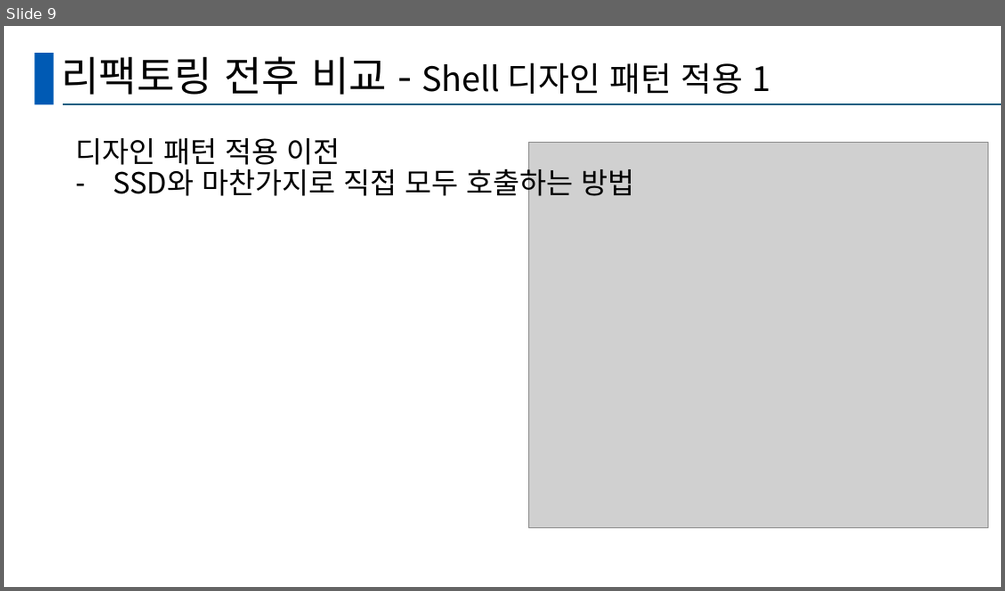
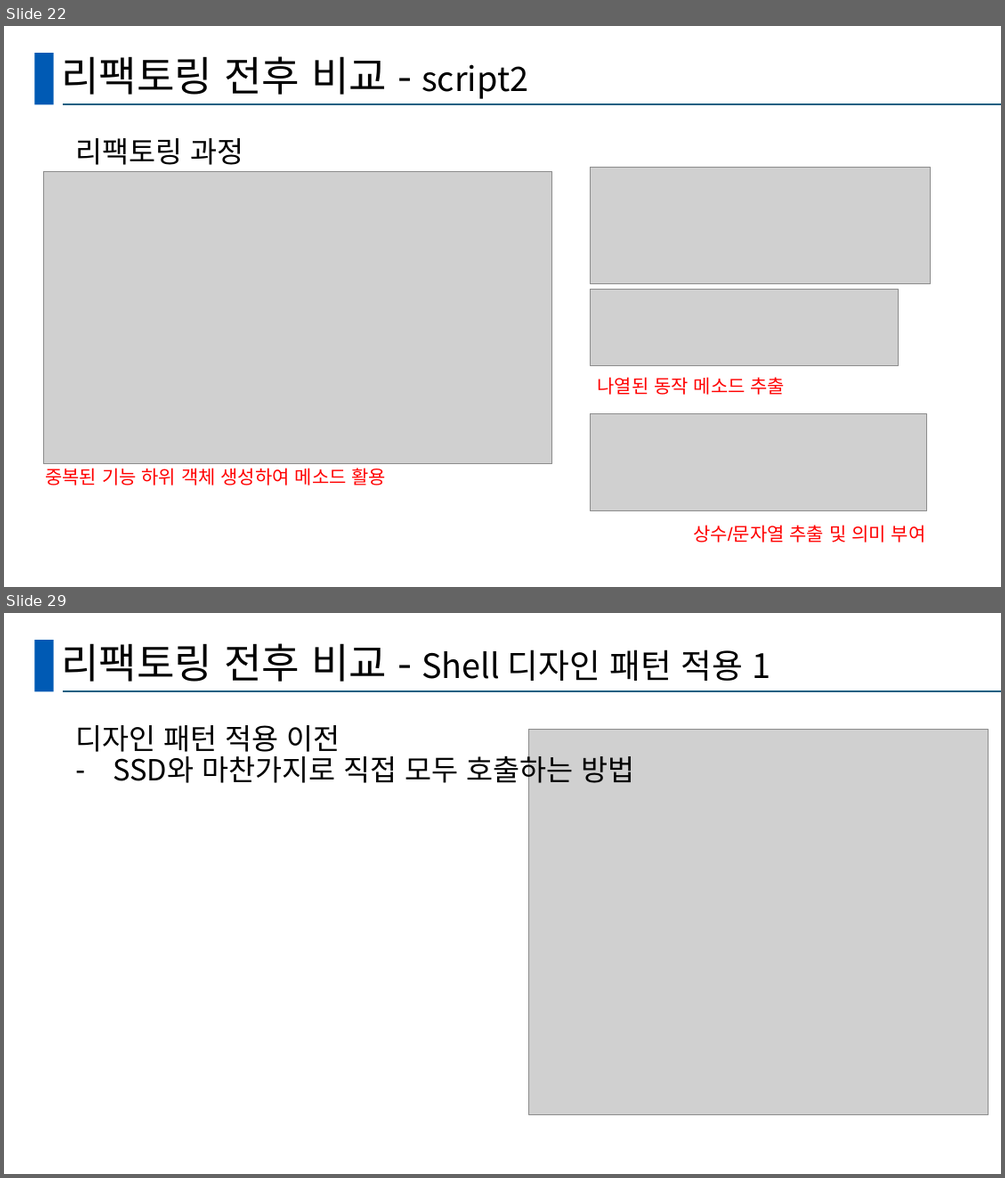
Before and after one commit to hobism3/SSD_A-Teuk, a slide deck: CRA_A-teuk.pptx. Shown one above the other, each under a label of ours: slide 9 before the commit, slides 22 and 29 after it; the slides between them are not shown. The pictures are 1005x591 and 1005x1178 pixels, drawn with LibreOffice and Linux fonts; fonts in the diff are those of the drawing; grey boxes stand for pictures. Boxes give left, top, right and bottom in pixels: in the first picture for what was removed or moved away, otherwise in the second. Text is boxed around its words. In the diff, an @@ line names an element or a change of style, - is before the commit and + after.

```diff
--- a/CRA_A-teuk.pptx
+++ b/CRA_A-teuk.pptx
@@ slide 22 added at (4, 26, 1001, 587), background #FFFFFF; not listed: 2 template elements that a slide beside it also shows @@
@@ title added at (61, 56, 528, 99), 39.6 pt, text #000000 @@
+리팩토링 전후 비교 - script2
@@ text added at (75, 138, 244, 165), 28 pt, text #000000 @@
+리팩토링 과정
@@ picture added at (44, 172, 552, 464) @@
@@ picture added at (591, 168, 931, 284) @@
@@ picture added at (591, 289, 898, 365) @@
@@ text added at (597, 377, 785, 394), 18 pt, text #FF0000 @@
+나열된 동작 메소드 추출
@@ picture added at (591, 413, 927, 511) @@
@@ text added at (45, 467, 387, 485), 18 pt, text #FF0000 @@
+중복된 기능 하위 객체 생성하여 메소드 활용
@@ text added at (693, 524, 926, 542), 18 pt, text #FF0000 @@
+상수/문자열 추출 및 의미 부여
@@ what was slide 9 is now slide 29 @@
```
Also in this commit, not shown: 8 slides changed, 24 other slides added, 3 slides removed.
